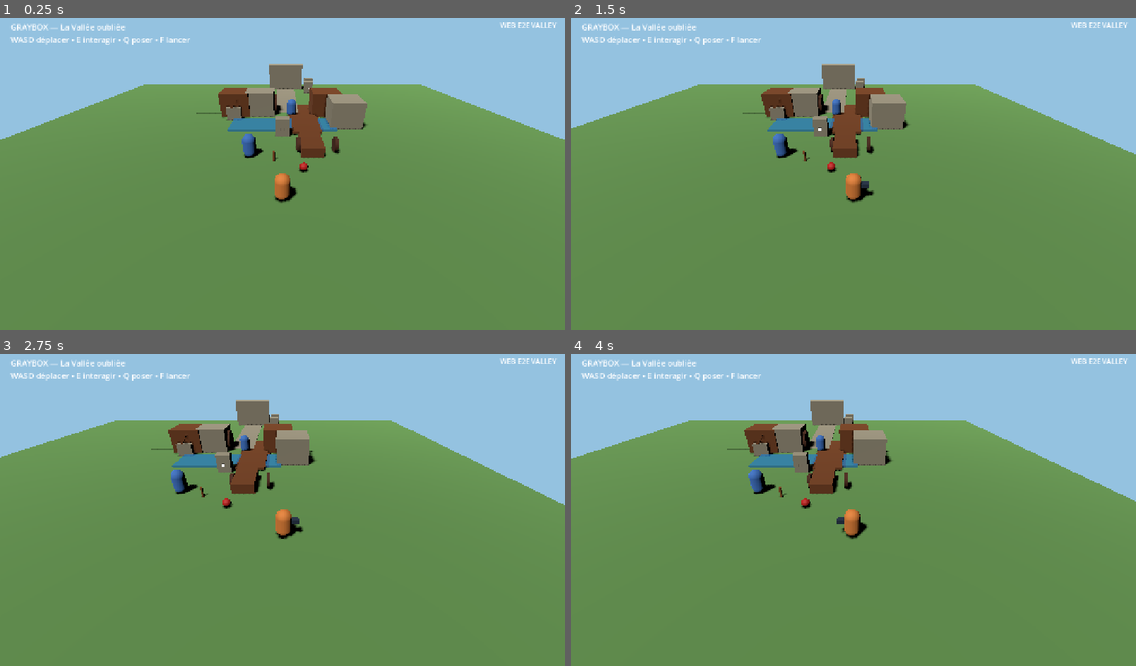
Above: before the commit, frames 1-4 (two rows, left to right).
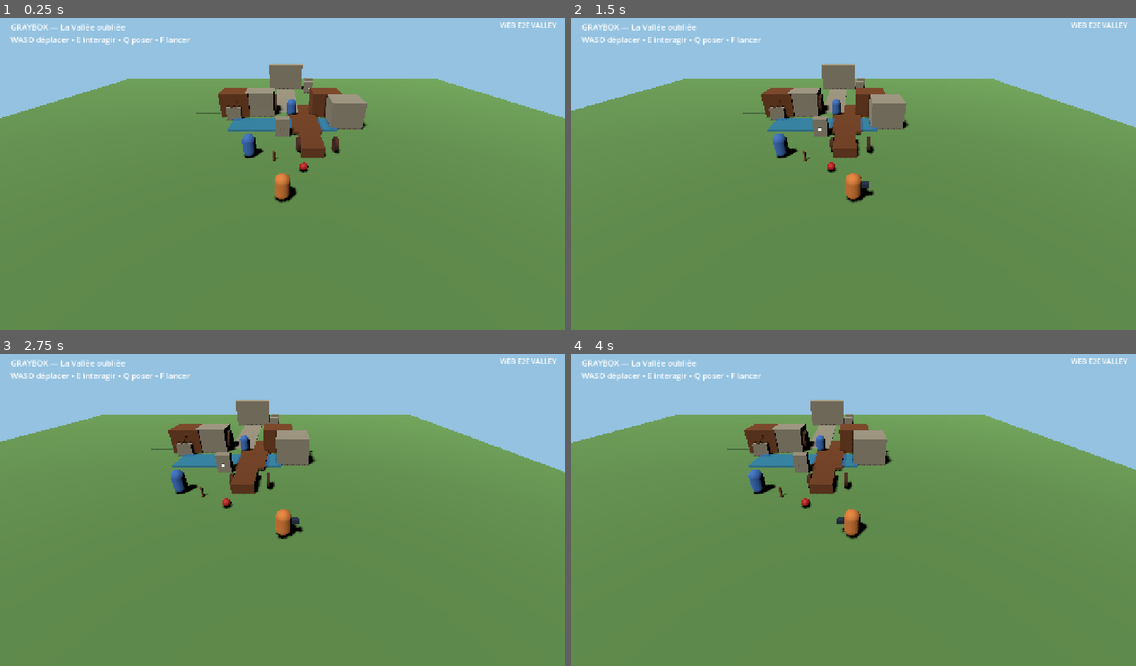
Above: after the commit, the same moments.

Repository: u2987920406-rgb/Grimoire
Game: Godot game, scene res://adventures/forgotten_valley/scenes/bootstrap.tscn
Two runs of this game, one before a commit and one after it. Both use one fixed random seed, a clock stepped at 60 frames per second and the inputs below.
Inputs (mouse positions are in pixels of both pictures, inside the frame that each line leads up to):
- Up to frame 1 (0.25 s): no input
- Up to frame 2 (1.5 s): tap Enter at 0.5 s; move the mouse to (977, 155) at 0.52 s; hold D (move_right) 0.53-1.25 s; hold Q (drop_object) 0.53-1.25 s; click (977, 155) at 0.67 s; drag from (740, 186) to (825, 233) at 1.27 s
- Up to frame 3 (2.75 s): tap Space at 2 s; move the mouse to (339, 438) at 2.02 s; hold D (move_right) from 2.03 s (still down); hold F (throw_object) from 2.03 s (still down)
- Up to frame 4 (4 s): release D (move_right) at 2.75 s; release F (throw_object) at 2.75 s; drag from (825, 569) to (684, 460) at 2.77 s; tap Enter at 3.5 s; move the mouse to (1023, 553) at 3.52 s; hold A (move_left) from 3.53 s (still down); hold E (interact) from 3.53 s (still down)

The runs differ from the first frame. In frame 1, 3.4% of the frame differs, in the area x 0-100%, y 19-39%; in frame 2, 3.5%; in frame 3, 3.8%, in the area x 0-100%, y 19-49%; in frame 4, 3.7%.

Commit message:
fix(valley): extend terrain and add investigation clue

Diff:
--- a/adventures/forgotten_valley/scenes/bootstrap.tscn
+++ b/adventures/forgotten_valley/scenes/bootstrap.tscn
@@ -44,7 +44,7 @@
 radius = 2.15
 
 [sub_resource type="BoxMesh" id="BoxMesh_ground"]
-size = Vector3(48, 0.4, 48)
+size = Vector3(60, 0.4, 60)
 
 [sub_resource type="BoxShape3D" id="BoxShape_ground"]
 size = Vector3(24, 0.4, 24)
@@ -404,7 +404,7 @@
 position = Vector3(4.6, 1.4, -9.0)
 script = ExtResource("11_landmark")
 inspection_title = "Atelier"
-inspection_detail = "Des outils, des morceaux de bois et des pièces métalliques. Quelqu'un travaille ici régulièrement."
+inspection_detail = "Des outils, du bois et du métal. Un vieux croquis porte une phrase : « Quand les deux canaux vivent, la troisième borne du soleil répond. »"
 
 [node name="Mesh" type="MeshInstance3D" parent="Workshop"]
 mesh = SubResource("BoxMesh_building")
